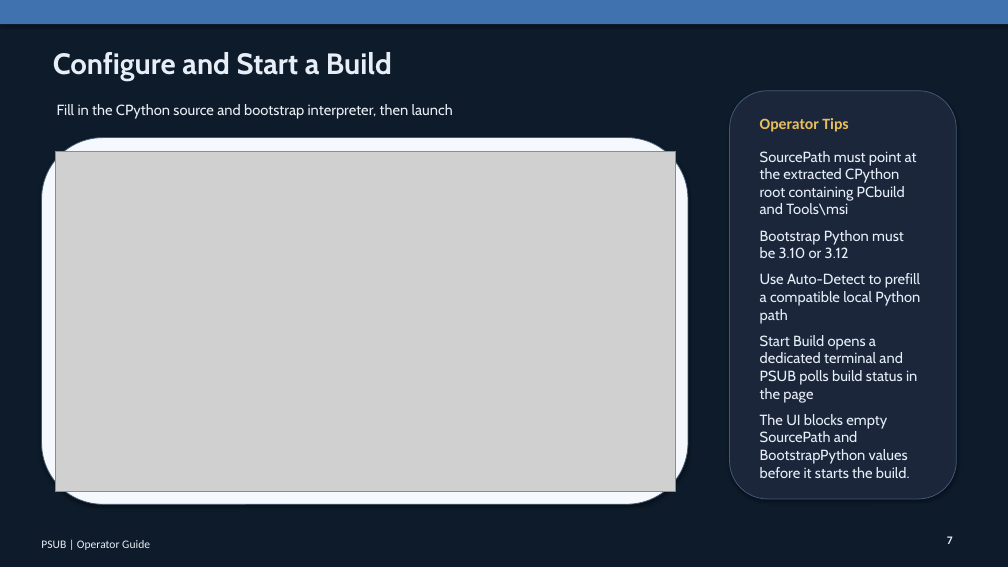
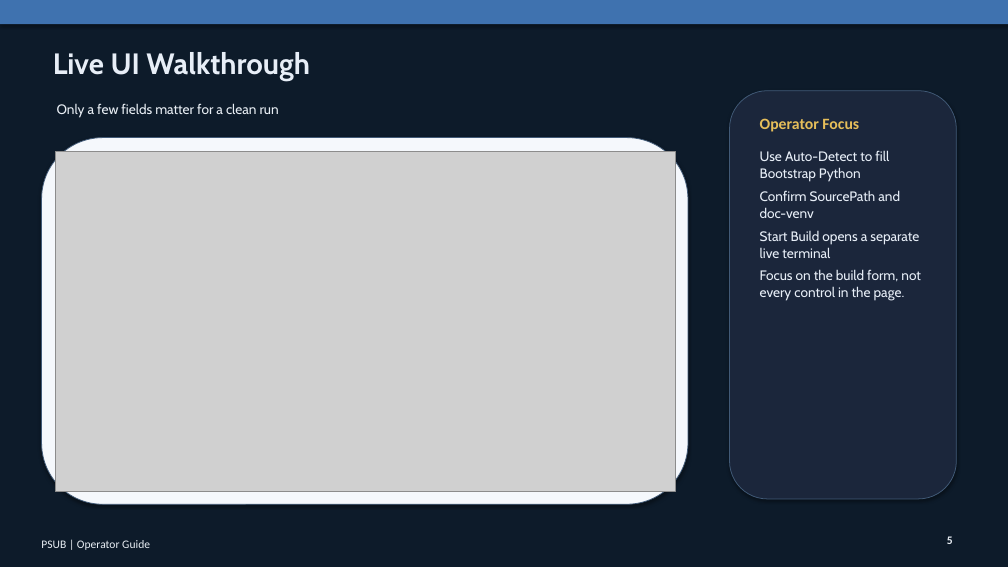
Before and after one commit to patrikkarlsson72/psub, a slide deck: slide 5 of output/presentation/PSUB-Operator-Guide.pptx (slide 7 before the commit). Drawn at 1008x567 pixels with LibreOffice and Linux fonts; fonts in the diff are those of the drawing; grey boxes stand for pictures. Boxes give left, top, right and bottom in pixels: in the first picture for what was removed or moved away, otherwise in the second. Text is boxed around its words. In the diff, an @@ line names an element or a change of style, - is before the commit and + after.

Commit message:
Refine PSUB operator presentation deck

```diff
--- a/output/presentation/PSUB-Operator-Guide.pptx
+++ b/output/presentation/PSUB-Operator-Guide.pptx
@@ text at [53, 52, 310, 81]: text changed @@
-Configure and Start a Build
+Live UI Walkthrough
@@ text at [57, 103, 279, 118]: text changed; size 14 to 13 pt @@
-Fill in the CPython source and bootstrap interpreter, then launch
+Only a few fields matter for a clean run
@@ text at [760, 118, 859, 132]: text changed @@
-Operator Tips
+Operator Focus
@@ text at [760, 150, 921, 301]: text changed; size 14 to 13 pt @@
-SourcePath must point at the extracted CPython root containing PCbuild and Tools\msi
-Bootstrap Python must be 3.10 or 3.12
-Use Auto-Detect to prefill a compatible local Python path
-Start Build opens a dedicated terminal and PSUB polls build status in the page
-The UI blocks empty SourcePath and BootstrapPython values before it starts the build.
+Use Auto-Detect to fill Bootstrap Python
+Confirm SourcePath and doc-venv
+Start Build opens a separate live terminal
+Focus on the build form, not every control in the page.
@@ text at [947, 536, 953, 544]: text changed @@
-7
+5
```
Also in this commit, not shown: 4 other slides changed, 3 slides added, 5 slides removed, 3 other files.
